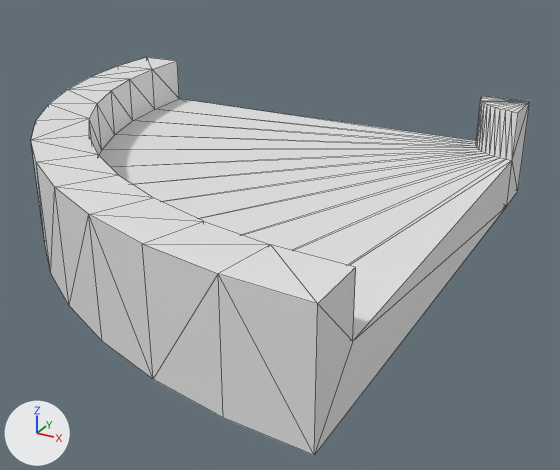
What one commit did to the OBJ model Assets/TrackEditor/Corner.obj.
The view is the same before and after, from a 50 mm lens placed at (1.63, -2.31, 1.19), pointed at (0.34, 0.04, 0.02). The axes (+X, +Y, +Z) are drawn at lower left. The lights are the same throughout. Mesh edges are drawn as thin lines. Where no turn or scale is listed for an object, it has been applied to the vertices.

The first picture shows 'Corner_-_col'.
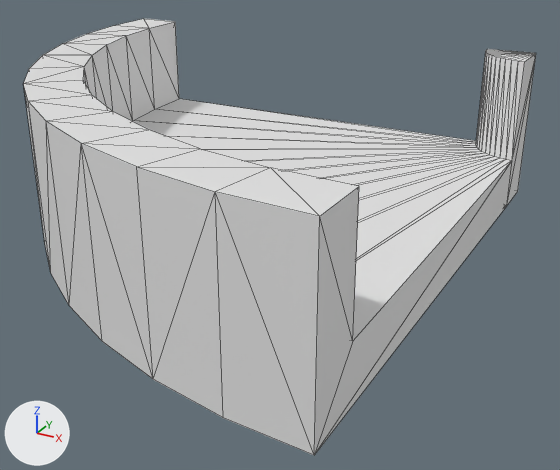
Location of each change, (x1, y1, x2, y2) in pixels of the pictures (560 x 470 px; the box of a moved part takes in the faces that stretch with it):
'Corner_-_col', reshaped (10% taller): before (31, 57, 530, 455); after (24, 19, 536, 455)
part 1 of me_corner___col, moved or reshaped: before (31, 57, 356, 454); after (24, 19, 359, 454)
part 2 of me_corner___col, moved or reshaped: before (476, 96, 530, 189); after (476, 49, 536, 205)

Diff of the bpy script that builds the scene:
```diff
--- a/Assets/TrackEditor/Corner.obj.py
+++ b/Assets/TrackEditor/Corner.obj.py
@@ me_corner___col @@
 # used by ob_corner___col; location = (0.0, 0.0, 0.0)
-me_corner___col.from_pydata(...)  # 83 vertices, 162 faces; spans x -1.0..1.0, y -1.0..1.0, z 0.0..0.4
+me_corner___col.from_pydata(...)  # 83 vertices, 162 faces; spans x -1.0..1.0, y -1.0..1.0, z 0.0..0.6
+# me_corner___col part 1: 26 of the vertices in x -1.0..1.0, y -1.0..1.0, z 0.4 are moved by (0.0, 0.0, 0.2)
+# me_corner___col part 2: all 14 vertices in x 0.8..1.0, y 0.8..1.0, z 0.4 are moved by (0.0, 0.0, 0.2)
```
